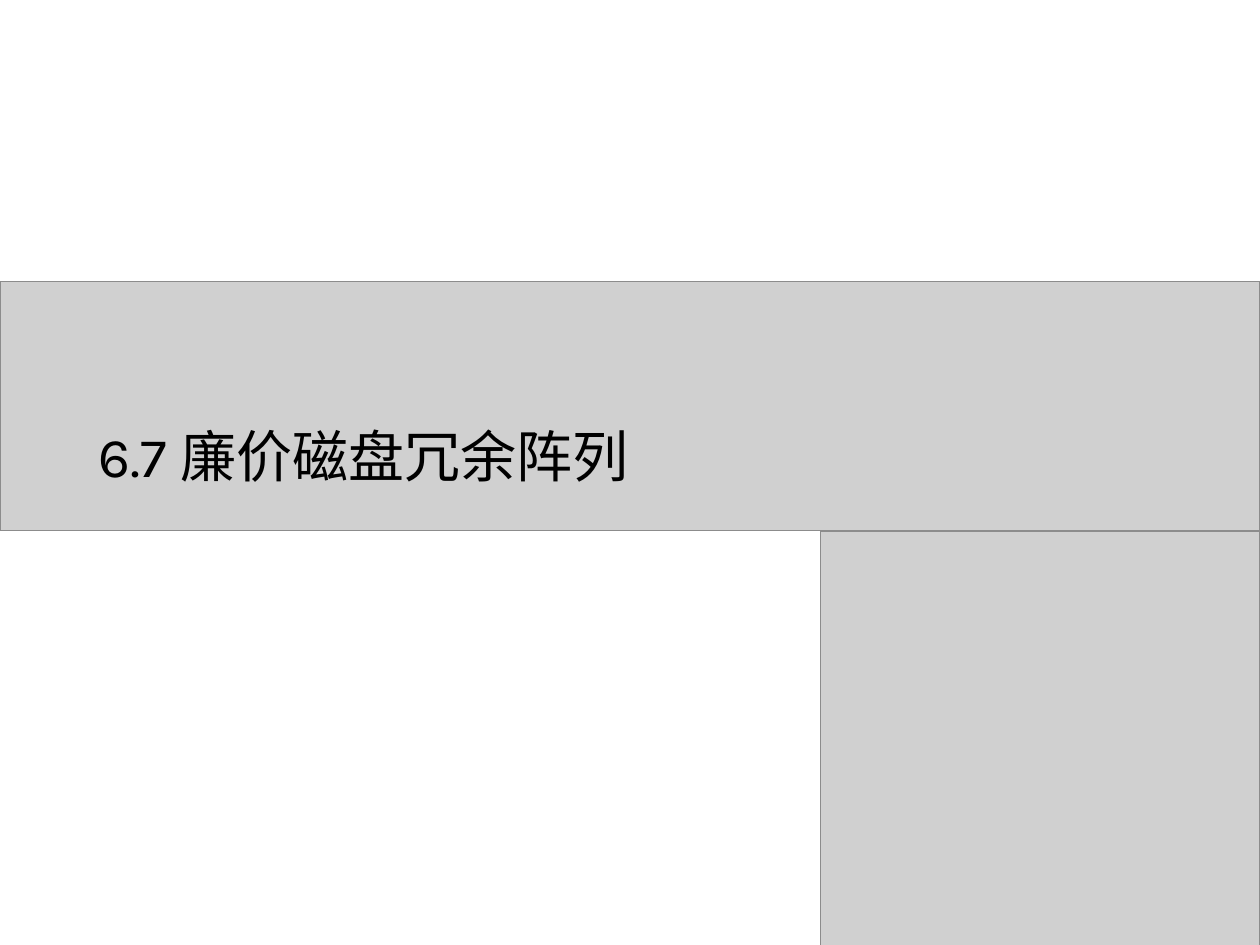
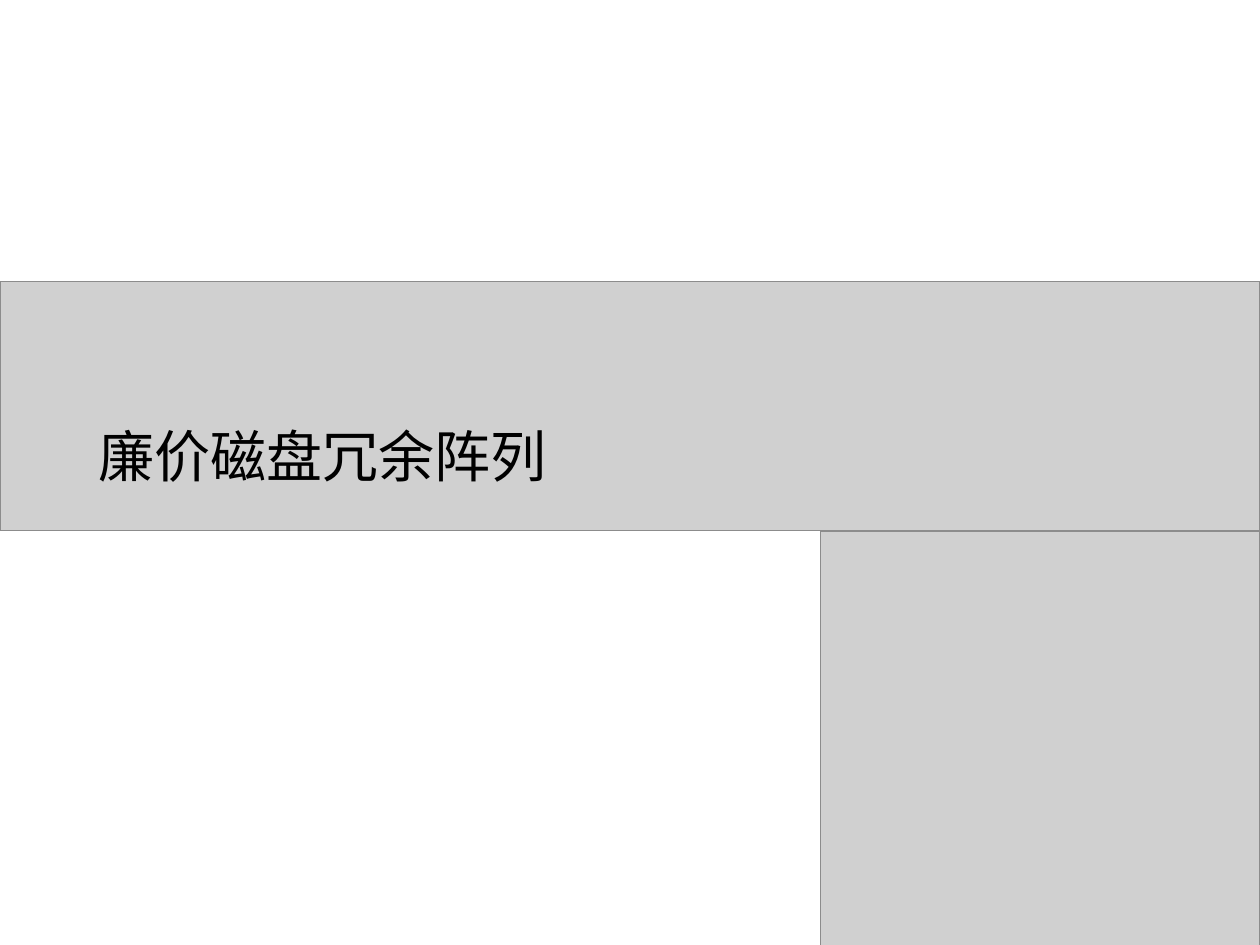
Before and after one commit to zeemeil/zeemeil.github.io, a slide deck: slide 109 of files/2025_2_OS/1015_OS_device.pptx (slide 106 before the commit). Drawn at 1260x945 pixels with LibreOffice and Linux fonts; fonts in the diff are those of the drawing; grey boxes stand for pictures. Boxes give left, top, right and bottom in pixels: in the first picture for what was removed or moved away, otherwise in the second. Text is boxed around its words. In the diff, an @@ line names an element or a change of style, - is before the commit and + after.

```diff
--- a/files/2025_2_OS/1015_OS_device.pptx
+++ b/files/2025_2_OS/1015_OS_device.pptx
@@ title at <box>99,429,547,482</box>: text changed @@
-6.7 廉价磁盘冗余阵列
+廉价磁盘冗余阵列
```
Also in this commit, not shown: 56 other slides changed, 3 slides added, 17 other files.
